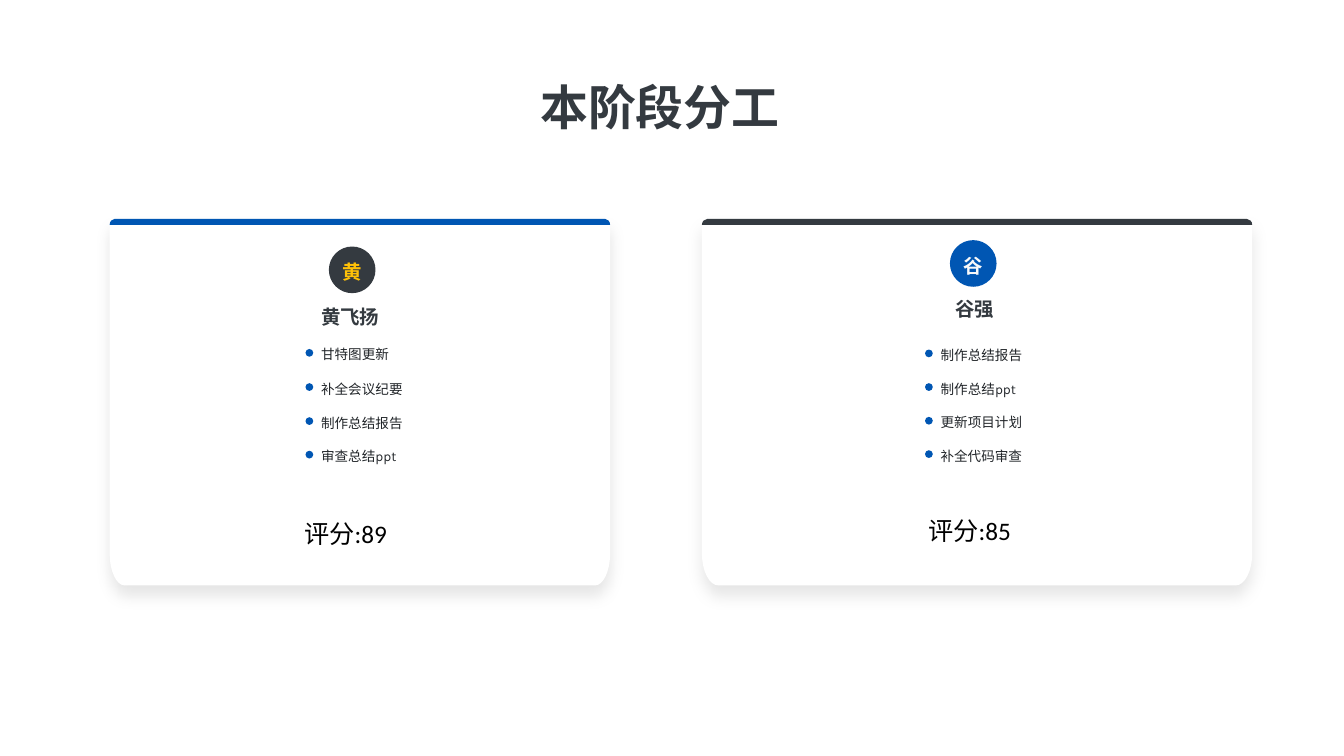
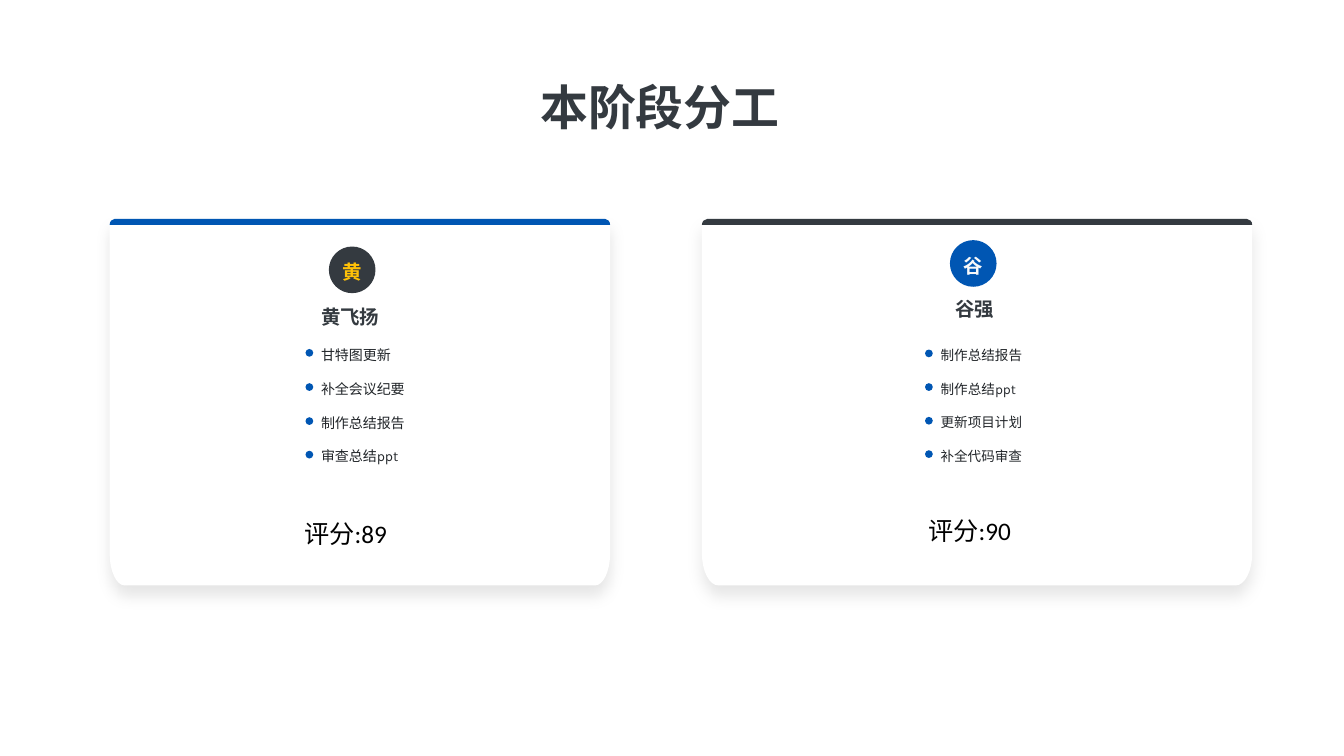
Before and after one commit to HuangFeiYangM/AI-APIChatTool-Web-Docker, a slide deck: slide 13 of 项目文档/演示ppt/G10 项目总结PPT.pptx. Drawn at 1344x756 pixels with LibreOffice and Linux fonts; fonts in the diff are those of the drawing; background and template pictures are left out. Boxes give left, top, right and bottom in pixels: in the first picture for what was removed or moved away, otherwise in the second. Text is boxed around its words. In the diff, an @@ line names an element or a change of style, - is before the commit and + after.

```diff
--- a/项目文档/演示ppt/G10 项目总结PPT.pptx
+++ b/项目文档/演示ppt/G10 项目总结PPT.pptx
@@ size 9.7 to 10 pt in 4 elements at (x1=321, y1=348, x2=391, y2=361), (x1=321, y1=382, x2=405, y2=395), (x1=321, y1=416, x2=405, y2=430), (x1=321, y1=449, x2=398, y2=465) @@
@@ text at (x1=928, y1=519, x2=1011, y2=542): text changed @@
-评分:85
+评分:90
```
Also in this commit, not shown: 4 other slides changed, 1 slide added, 9 other files.
